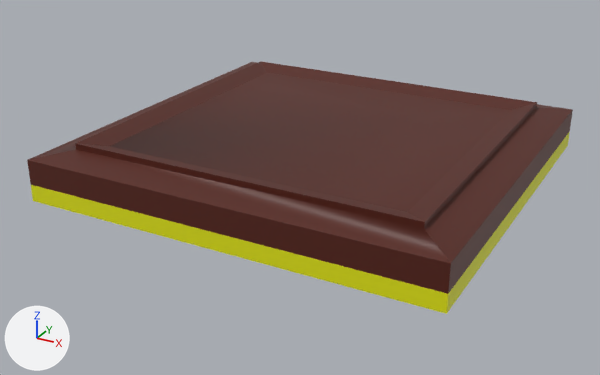
What one commit did to the FBX model triple-triad/Assets/Fbx/Board.fbx.
One viewpoint serves both versions: a 50 mm camera at (12.74, -24.85, 10.97) aimed at (-0.4, -0.96, -0.97). Every picture has the same lights, and +X, +Y and +Z are marked at lower left. The first picture is the older version.

The first picture shows 'Board'.
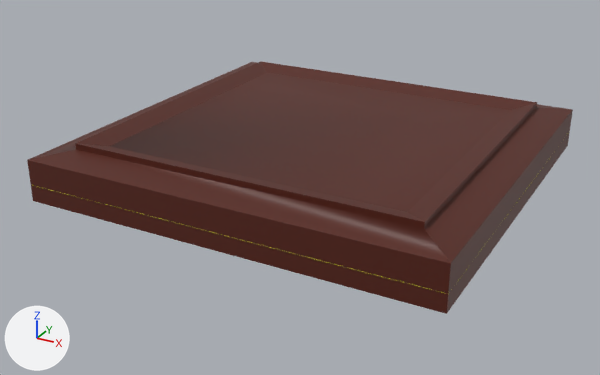
Scene script edits in JSON lines:
```json
{"block": "me_plane_001", "where": "me_plane_001.from_pydata(...)  # 1120 vertices, 1108 faces; spans x -7.22..7.23, y -7.02..6.87, z -0.58..1.31"}
{"block": "me_plane_001", "where": "# used by ob_board; location = (0.0, 0.0, 0.0)"}
{"block": "me_plane_001", "change": "me_plane_001 part 1: 39 of the faces centred in x 0.0..7.23, y -7.02..6.87, z -0.58..0.01 switch from mat_mmetal (yellow #e4e700) to mat_mdarkwood (brown #551e0f)"}
{"block": "me_plane_001", "change": "me_plane_001 part 2: 33 of the faces centred in x -7.22..-4.81, y -7.02..6.87, z -0.58..0.01 switch from mat_mmetal (yellow #e4e700) to mat_mdarkwood (brown #551e0f)"}
```

Boxes [x1, y1, x2, y2] around the edits, measured in the pictures (600 x 375 px):
```json
{"part": 1, "of": "me_plane_001", "change": "recoloured", "before": [147, 132, 570, 314], "after": [147, 132, 570, 314]}
{"part": 2, "of": "me_plane_001", "change": "recoloured", "before": [31, 185, 148, 232], "after": [31, 185, 148, 232], "on screen": "yellow to brown"}
```
